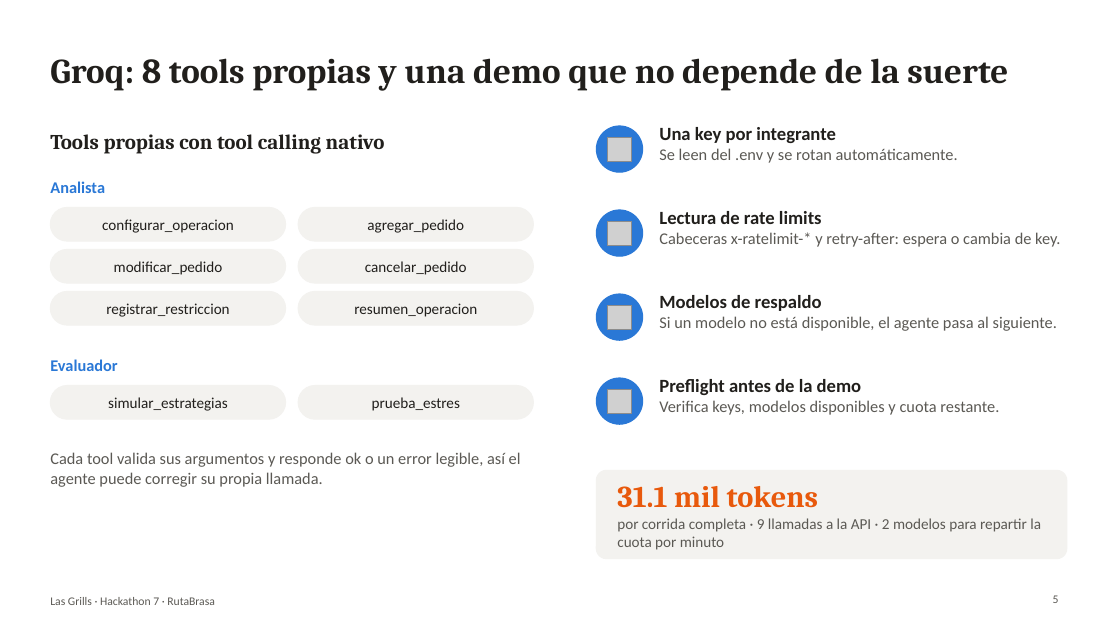
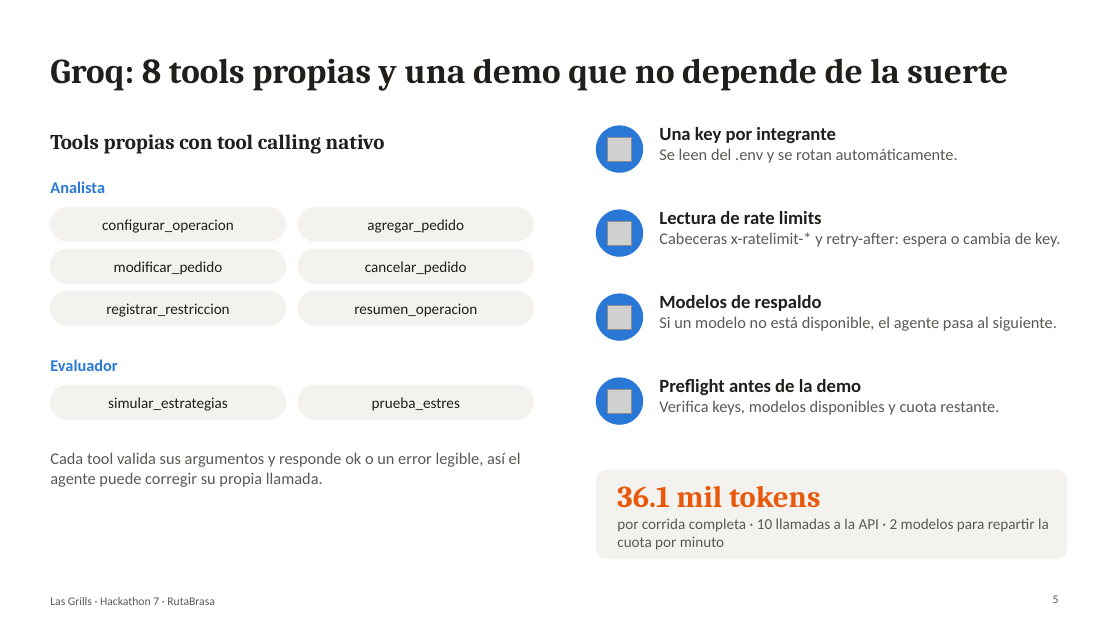
Before and after one commit to nayeli-guzman/multi-agent-groq, a slide deck: slide 5 of entregables/Presentacion_LasGrills_Hackathon7.pptx. Drawn at 1120x630 pixels with LibreOffice and Linux fonts; fonts in the diff are those of the drawing; grey boxes stand for pictures. Boxes give left, top, right and bottom in pixels: in the first picture for what was removed or moved away, otherwise in the second. Text is boxed around its words. In the diff, an @@ line names an element or a change of style, - is before the commit and + after.

Commit message:
fix: demo is now working

```diff
--- a/entregables/Presentacion_LasGrills_Hackathon7.pptx
+++ b/entregables/Presentacion_LasGrills_Hackathon7.pptx
@@ text at [617,486,1049,550]: text changed @@
-31.1 mil tokens
-por corrida completa · 9 llamadas a la API · 2 modelos para repartir la cuota por minuto
+36.1 mil tokens
+por corrida completa · 10 llamadas a la API · 2 modelos para repartir la cuota por minuto
```
Also in this commit, not shown: 2 other slides changed, 33 other files.
